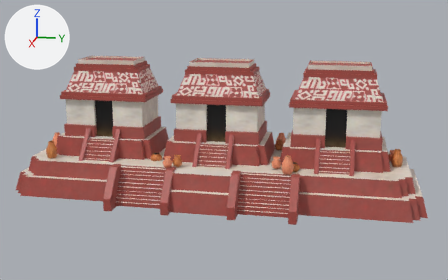
An edit to the COLLADA model art/meshes/structural/maya_protoclassic/piramide_tri_1.dae, drawn before and after from the same camera.
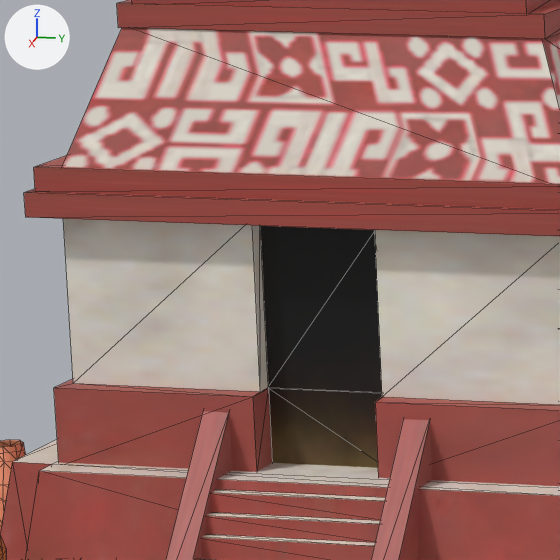
The first picture shows the older version from a camera (50 mm lens) standing at (54.6, 11.9, 18.0) and looking at (-0.5, 0.9, 4.3). The close-ups show both versions on the part from 13% to 31% of the width and 24% to 54% of the height of that picture; other places that the commit changed are outside them. The axes (+X, +Y, +Z) are drawn at upper left. The lights are the same throughout. The close-ups show mesh edges as thin lines. Where no turn or scale is listed for an object, it has been applied to the vertices.

Names of what the first close-up shows: 'tria_1'.
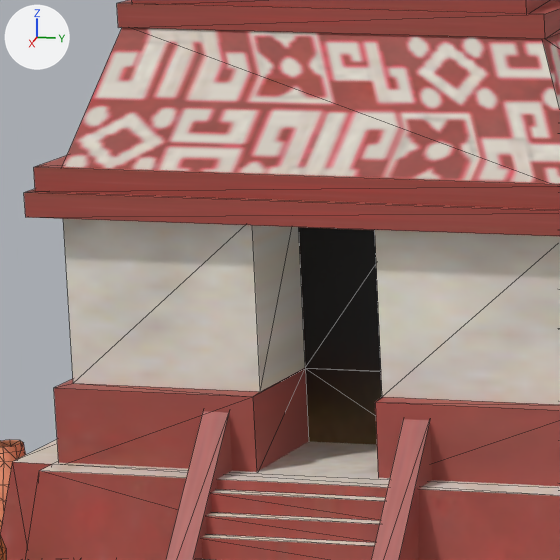
Pixel boxes [x1, y1, x2, y2] of what changed, in the close-ups (560 x 560 px; the box of a moved part takes in the faces that stretch with it):
part 1 of me_cubo_715, moved or reshaped: [252, 225, 382, 471] in both

Diff of the bpy script that builds the scene:
```diff
--- a/art/meshes/structural/maya_protoclassic/piramide_tri_1.dae.py
+++ b/art/meshes/structural/maya_protoclassic/piramide_tri_1.dae.py
@@ me_cubo_715 @@
 me_cubo_715.from_pydata(...)  # 1586 vertices, 2564 faces; spans x -8.1..6.8, y -18.5..19.0, z -0.7..11.4
 # used by ob_tria_1; location = (0.0, 0.0, 0.0)
 # before: 607 (0.1, -11.4, 5.3) at pixel (268, 388), 608 (0.1, -11.4, 4.2), 609 (0.1, -11.4, 5.3) at pixel (268, 387), 610 (0.1, -9.6, 5.3), 611 (0.1, -9.6, 4.2)
 # before: 612 (0.1, -9.6, 5.3), 638 (0.1, -9.6, 7.8), 639 (0.1, -11.4, 7.8)
+# me_cubo_715 part 1
+for i in [*range(607, 613), 638, 639]: me_cubo_715.vertices[i].co += Vector((-1.4, 0.0, 0.0))
 me_cubo_715.materials.append(mat_material_001)
```
